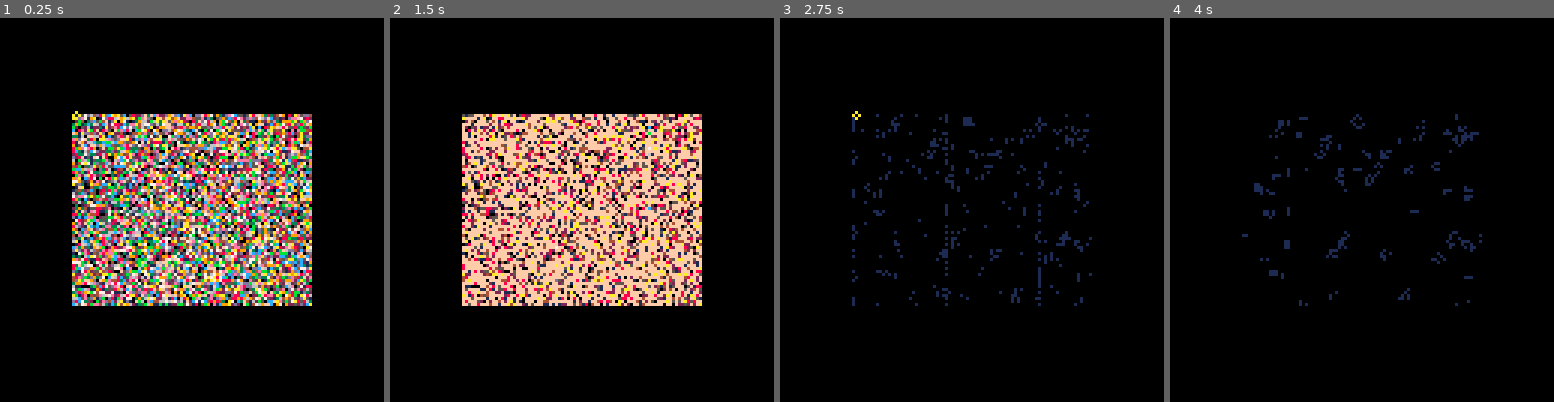
Above: before the commit, frames 1-4 (left to right).
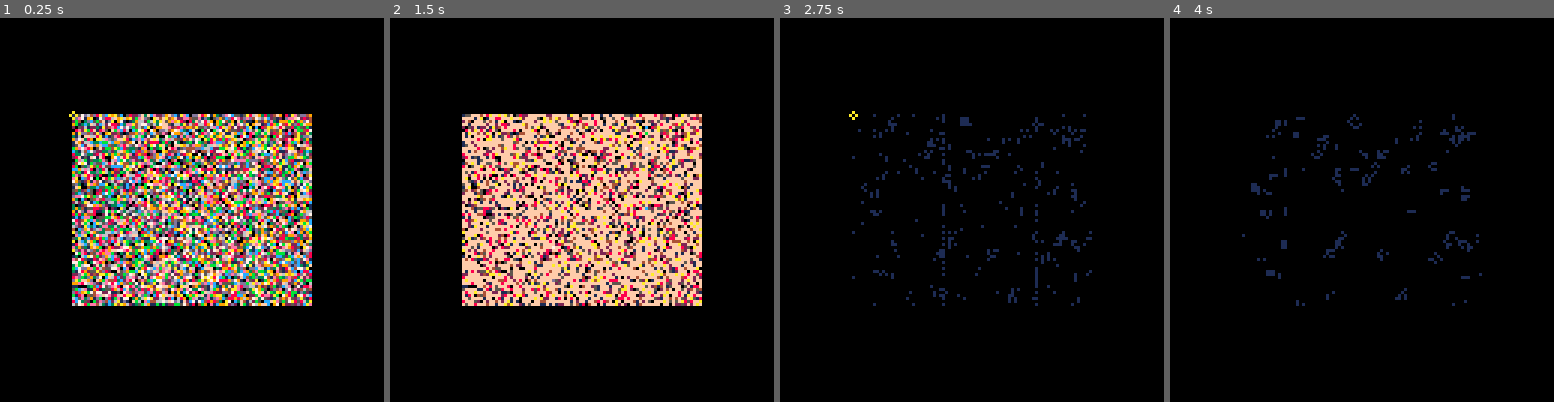
Above: after the commit, the same moments.

Repository: erwinbonsma/PicoGarden
Game: PICO-8 cartridge picogarden.p8
Same seed, same stepped clock (60 frames per second), same inputs: the game is played once before the commit and once after it.
Inputs:
- Up to frame 1 (0.25 s): no input
- Up to frame 2 (1.5 s): tap X (X key) at 0.33, 1.07 s; tap O (Z key) at 0.7 s
- Up to frame 3 (2.75 s): hold Right 1.6-2.1 s; tap O (Z key) at 1.7, 2.1, 2.5 s; tap X (X key) at 1.85 s; hold Up 2.15-2.42 s; hold Right from 2.47 s (still down)
- Up to frame 4 (4 s): tap O (Z key) at 2.9, 3.3, 3.7 s; tap X (X key) at 2.97 s; release Right at 3.03 s; hold Left 3.08-3.58 s; hold Down 3.63-3.97 s

The runs differ from the first frame. In frame 1, 29% of the frame differs, in the area x 17-82%, y 24-75%; in frame 2, 20%; in frame 3, 3.7%; in frame 4, 2.2%.

Commit message:
Do not plot wrapping column

Diff:
--- a/picogarden.p8
+++ b/picogarden.p8
@@ -634,7 +634,7 @@
   local rb=80
   local a
    =bg.a0+(y+1)*gol.specs.bpr
-  local rbpu=bpu_ca
+  local rbpu=bpu_ca-1
   while rb>0 do
    local v
    local nb=min(rbpu,rb)
@@ -709,7 +709,7 @@
 
  if not state.play then
   color(10)
-  local x=state.cx+25
+  local x=state.cx+24
   local y=state.cy+32
   pset(x-1,y)
   pset(x+1,y)
